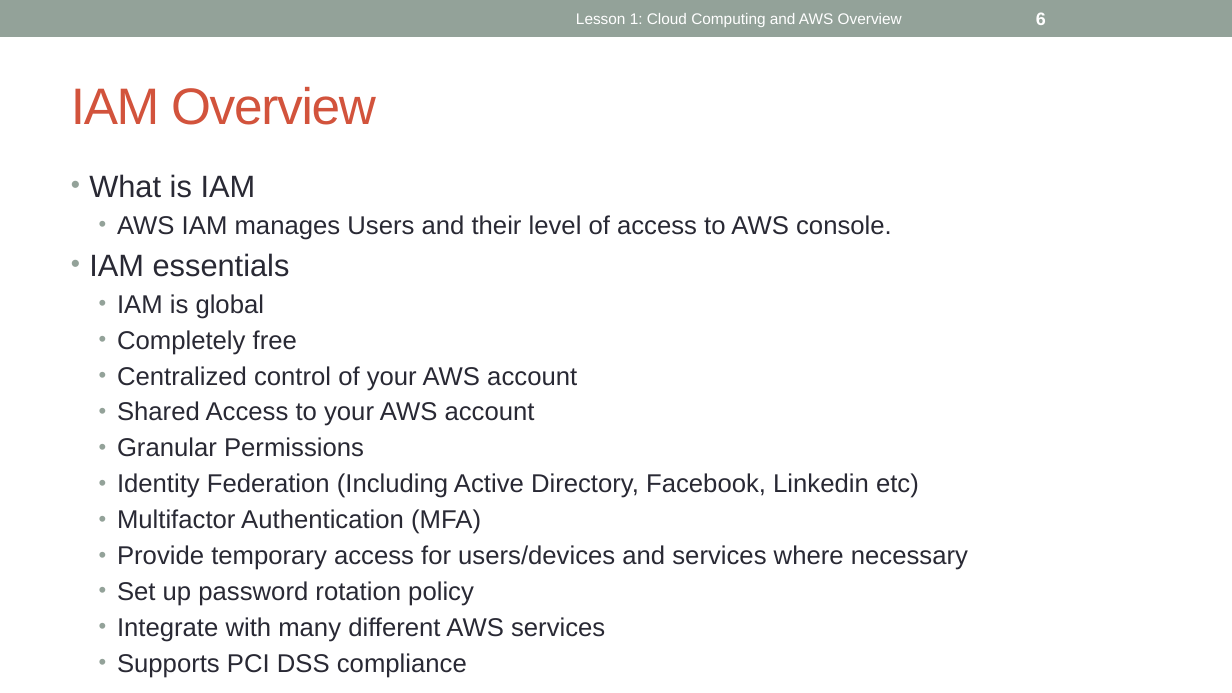
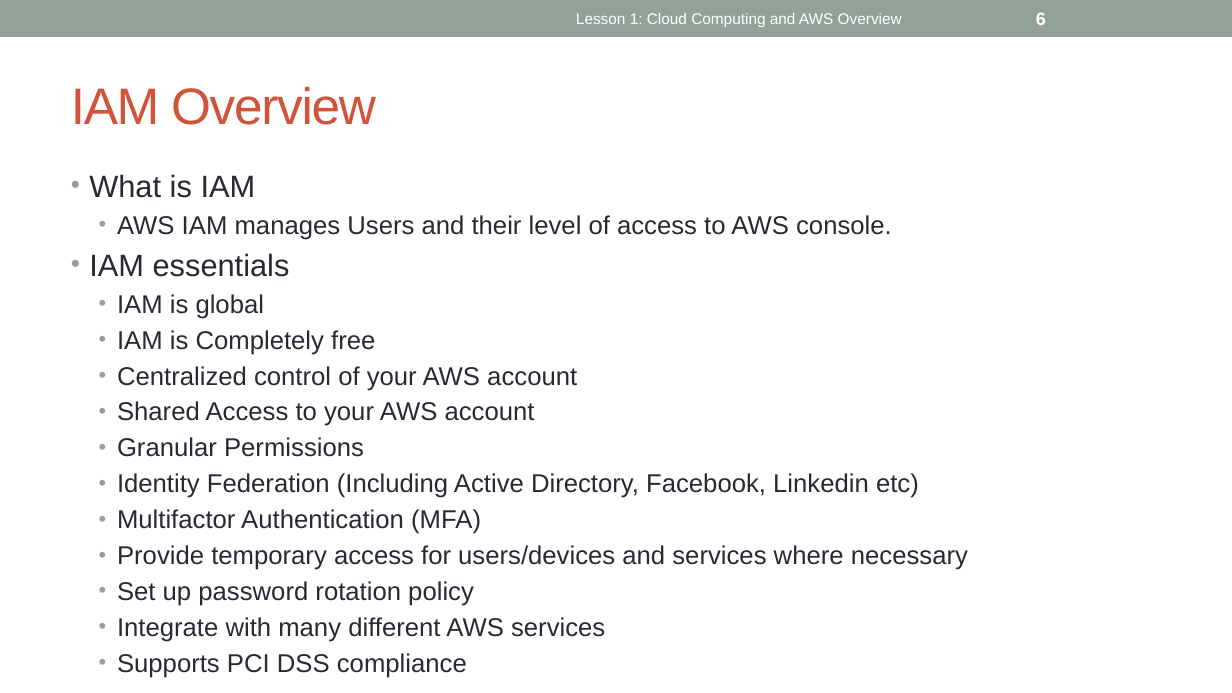
Before and after one commit to ignis01/aws101, a slide deck: slide 6 of aws101-2.pptx. Drawn at 1232x693 pixels with LibreOffice and Linux fonts; fonts in the diff are those of the drawing. Boxes give left, top, right and bottom in pixels: in the first picture for what was removed or moved away, otherwise in the second. Text is boxed around its words. In the diff, an @@ line names an element or a change of style, - is before the commit and + after.

```diff
--- a/aws101-2.pptx
+++ b/aws101-2.pptx
@@ text at (x1=117, y1=330, x2=375, y2=355): text changed @@
-  • Completely free
+  • IAM is Completely free
```
Also in this commit, not shown: 1 other slide changed, 2 slides added.
